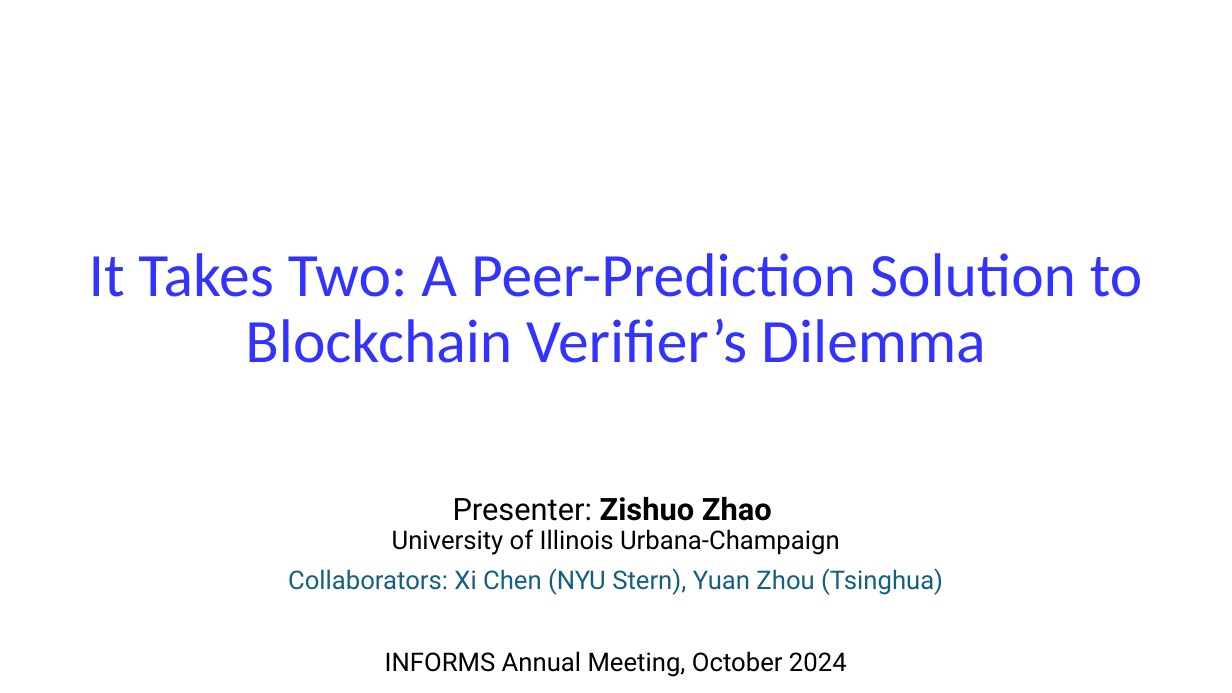
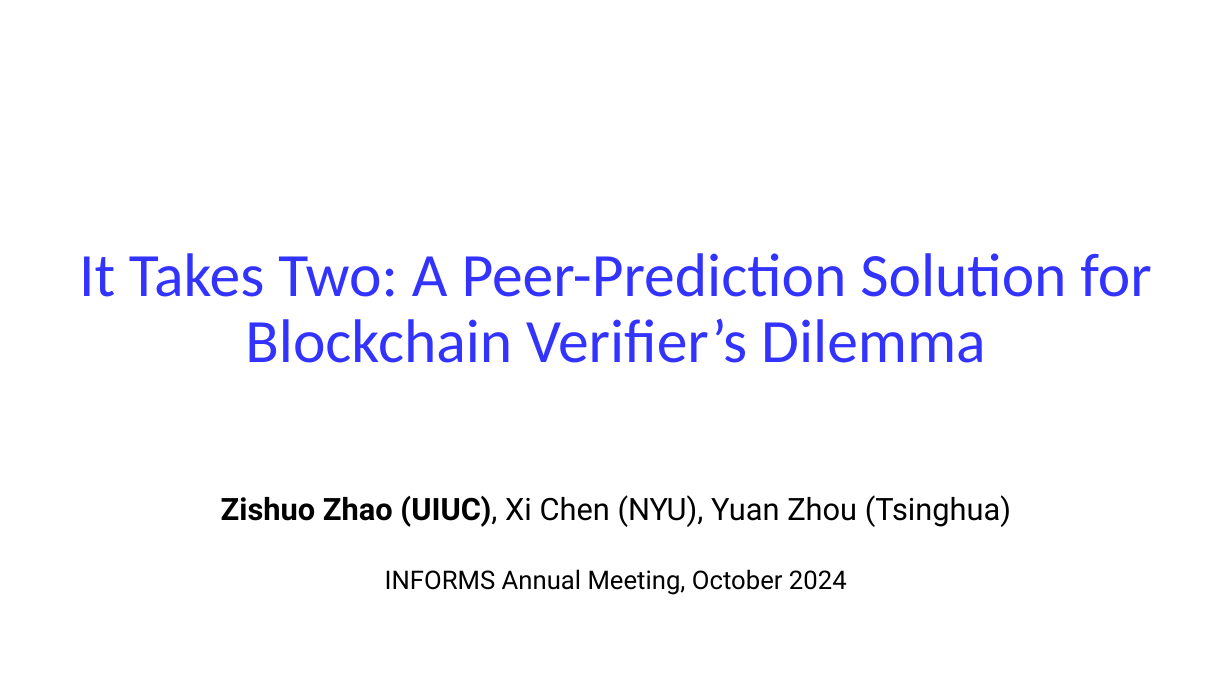
Before and after one commit to wiku30/wiku30.github.io, a slide deck: slide 1 of 2024/VeriPP/VeriPP_informs.pptx. Drawn at 1232x693 pixels with LibreOffice and Linux fonts; fonts in the diff are those of the drawing. Boxes give left, top, right and bottom in pixels: in the first picture for what was removed or moved away, otherwise in the second. Text is boxed around its words. In the diff, an @@ line names an element or a change of style, - is before the commit and + after.

```diff
--- a/2024/VeriPP/VeriPP_informs.pptx
+++ b/2024/VeriPP/VeriPP_informs.pptx
@@ title at [79,253,1151,363]: text changed @@
-It Takes Two: A Peer-Prediction Solution to Blockchain Verifier’s Dilemma
+It Takes Two: A Peer-Prediction Solution for Blockchain Verifier’s Dilemma
@@ subtitle at [221,495,1011,527]: text changed; size 20 to 24 pt @@
-Presenter: Zishuo Zhao
-University of Illinois Urbana-Champaign
-Collaborators: Xi Chen (NYU Stern), Yuan Zhou (Tsinghua)
+Zishuo Zhao (UIUC), Xi Chen (NYU), Yuan Zhou (Tsinghua)
```
Also in this commit, not shown: 9 other slides changed, 1 slide added, 1 slide removed.
